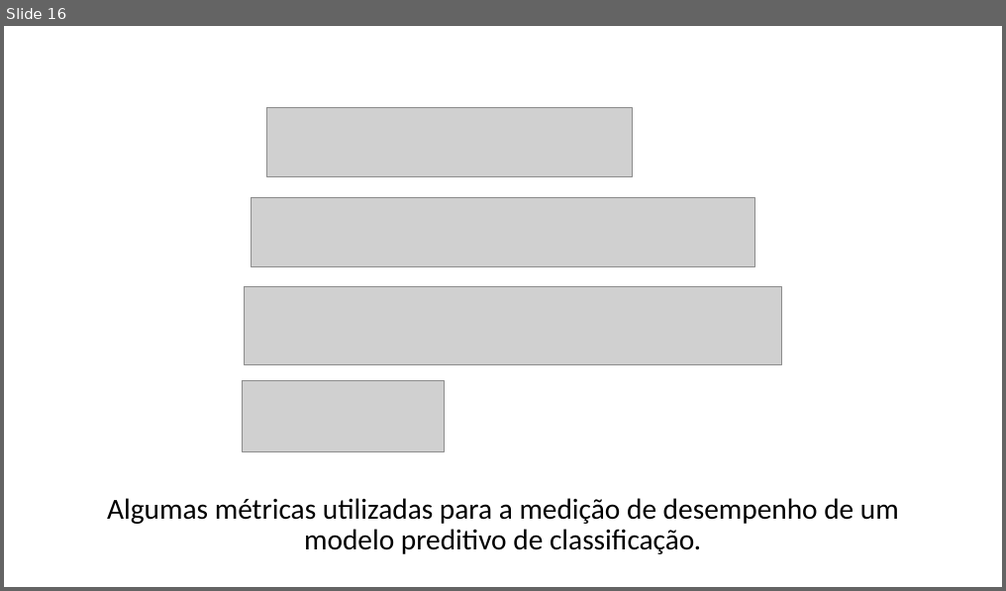
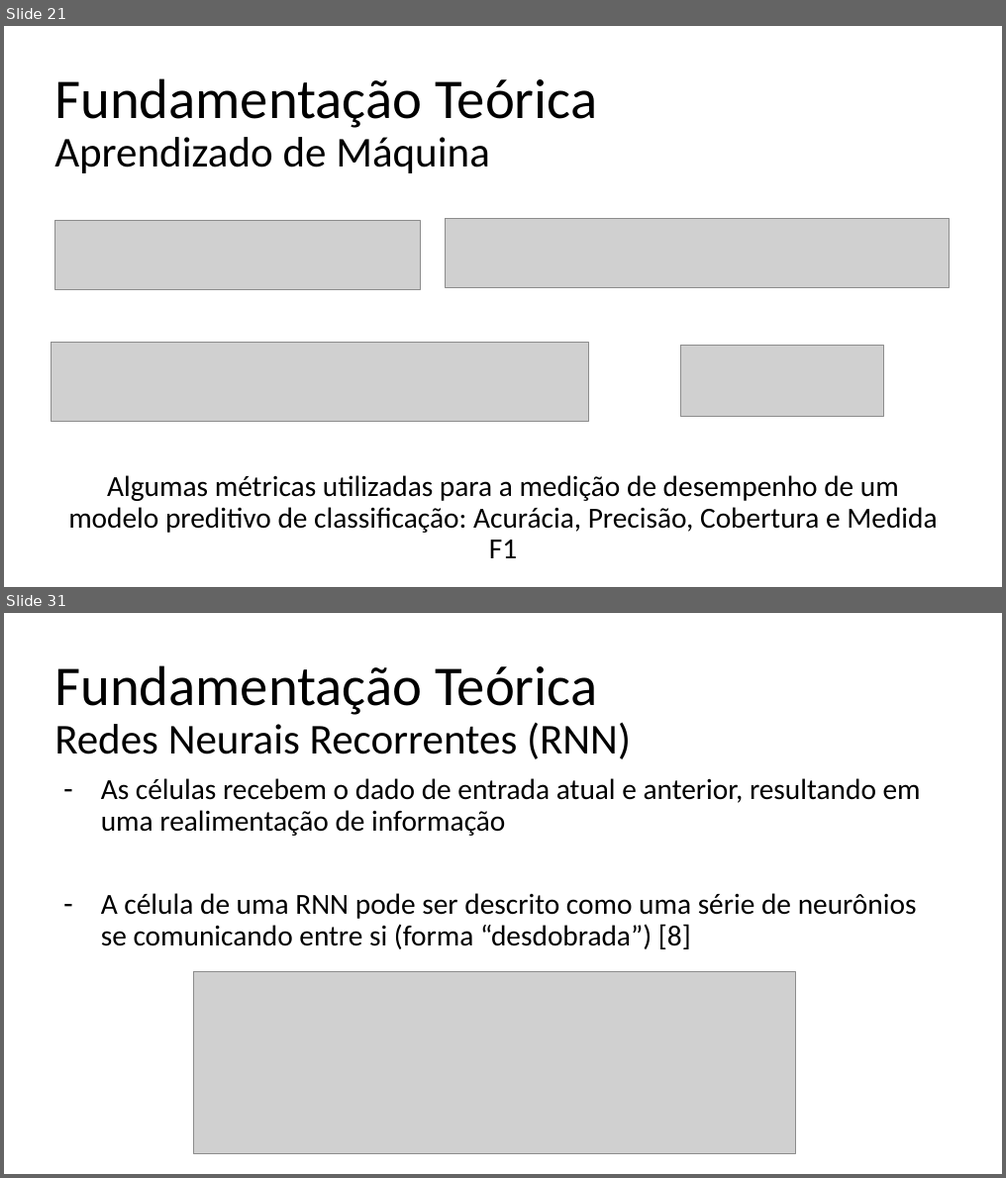
Before and after one commit to lgcanto/tcc, a slide deck: TCC_LGC_V1.pptx. Shown one above the other, each under a label of ours: slide 16 before the commit, slides 21 and 31 after it; the slides between them are not shown. The pictures are 1006x591 and 1006x1178 pixels, drawn with LibreOffice and Linux fonts; fonts in the diff are those of the drawing; grey boxes stand for pictures. Boxes give left, top, right and bottom in pixels: in the first picture for what was removed or moved away, otherwise in the second. Text is boxed around its words. In the diff, an @@ line names an element or a change of style, - is before the commit and + after.

```diff
--- a/TCC_LGC_V1.pptx
+++ b/TCC_LGC_V1.pptx
@@ slide 31 added at [4,613,1002,1174], background #FFFFFF @@
@@ title added at [54,665,631,760], 41 pt, text #000000 @@
+Fundamentação Teórica
+Redes Neurais Recorrentes (RNN)
@@ text added at [101,778,921,950], 28 pt, text #000000 @@
+– As células recebem o dado de entrada atual e anterior, resultando em uma realimentação de informação
+– A célula de uma RNN pode ser descrito como uma série de neurônios se comunicando entre si (forma “desdobrada”) [8]
@@ picture added at [193,971,795,1155] @@
@@ what was slide 16 is now slide 21 @@
@@ slide 21 changed as well @@
@@ title added at [54,78,597,174], 54 pt, text #000000 @@
+Fundamentação Teórica
+Aprendizado de Máquina
@@ picture: place and size @@
-picture at [266,107,632,177]
+picture at [55,220,420,289]
@@ picture: place and size @@
-picture at [252,197,754,267]
+picture at [446,218,948,288]
@@ picture: place and size @@
-picture at [244,286,781,366]
+picture at [52,343,589,421]
@@ picture: place and size @@
-picture at [242,380,445,452]
+picture at [681,345,884,416]
@@ subtitle at [68,475,937,559]: text changed @@
-Algumas métricas utilizadas para a medição de desempenho de um modelo preditivo de classificação.
+Algumas métricas utilizadas para a medição de desempenho de um modelo preditivo de classificação: Acurácia, Precisão, Cobertura e Medida F1
```
Also in this commit, not shown: 1 other slide changed, 28 other slides added, 2 slides removed.
